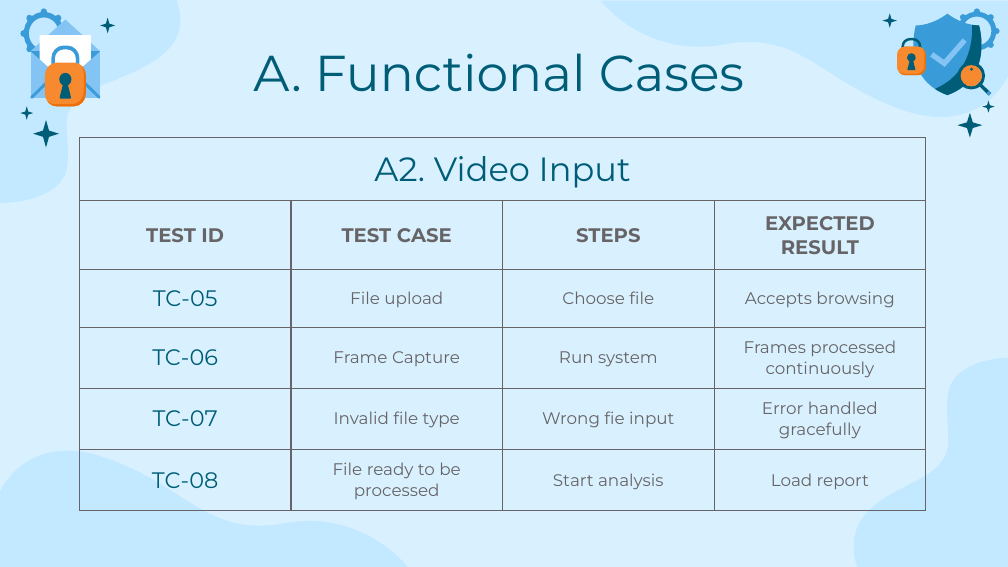
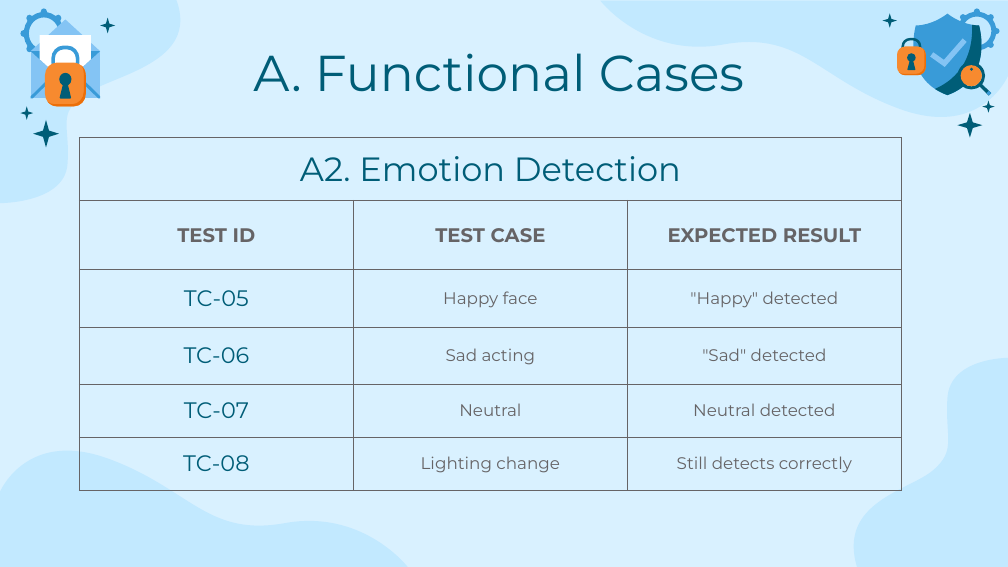
Before and after one commit to MiraPhilip12/Graduation_Project_ESLSCA, a slide deck: slide 5 of Milestone 5/Testing and Evaluation.pptx. Drawn at 1008x567 pixels with LibreOffice and Linux fonts; fonts in the diff are those of the drawing. Boxes give left, top, right and bottom in pixels: in the first picture for what was removed or moved away, otherwise in the second. Text is boxed around its words. In the diff, an @@ line names an element or a change of style, - is before the commit and + after.

Commit message:
updating non functional test cases

```diff
--- a/Milestone 5/Testing and Evaluation.pptx
+++ b/Milestone 5/Testing and Evaluation.pptx
@@ table at [80,138,902,491] @@
-column 1: A2. Video Input | TEST ID | TC-05 | TC-06 | TC-07 | TC-08
-column 2:  | TEST CASE | File upload | Frame Capture | Invalid file type | File ready to be processed
-column 3:  | STEPS | Choose file | Run system | Wrong fie input | Start analysis
-column 4:  | EXPECTED RESULT | Accepts browsing | Frames processed continuously | Error handled gracefully | Load report
+column 1: A2. Emotion Detection | TEST ID | TC-05 | TC-06 | TC-07 | TC-08
+column 2:  | TEST CASE | Happy face | Sad acting | Neutral | Lighting change
+column 3:  | EXPECTED RESULT | "Happy" detected | "Sad" detected | Neutral detected | Still detects correctly
@@ table: place and size @@
-table at [80,138,926,509]
+table at [80,138,902,491]
```
Also in this commit, not shown: 8 slides added, 1 other file.
